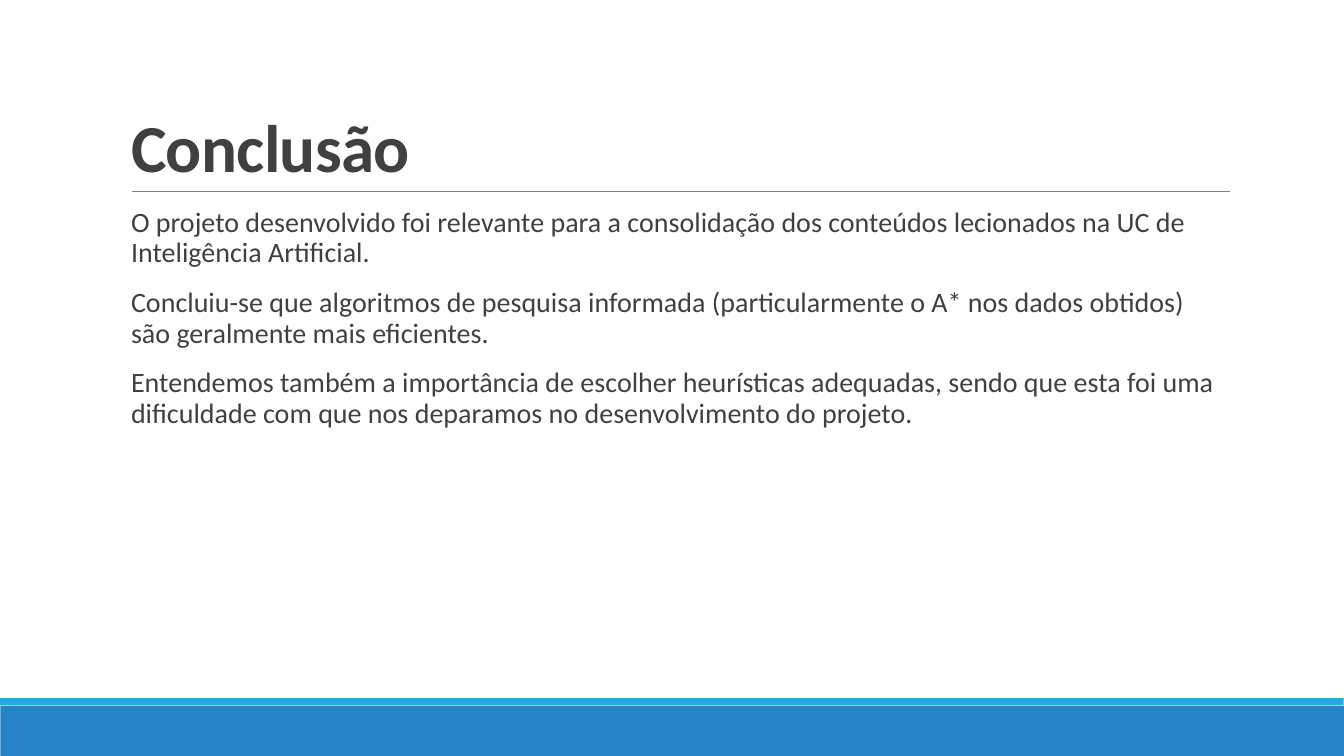
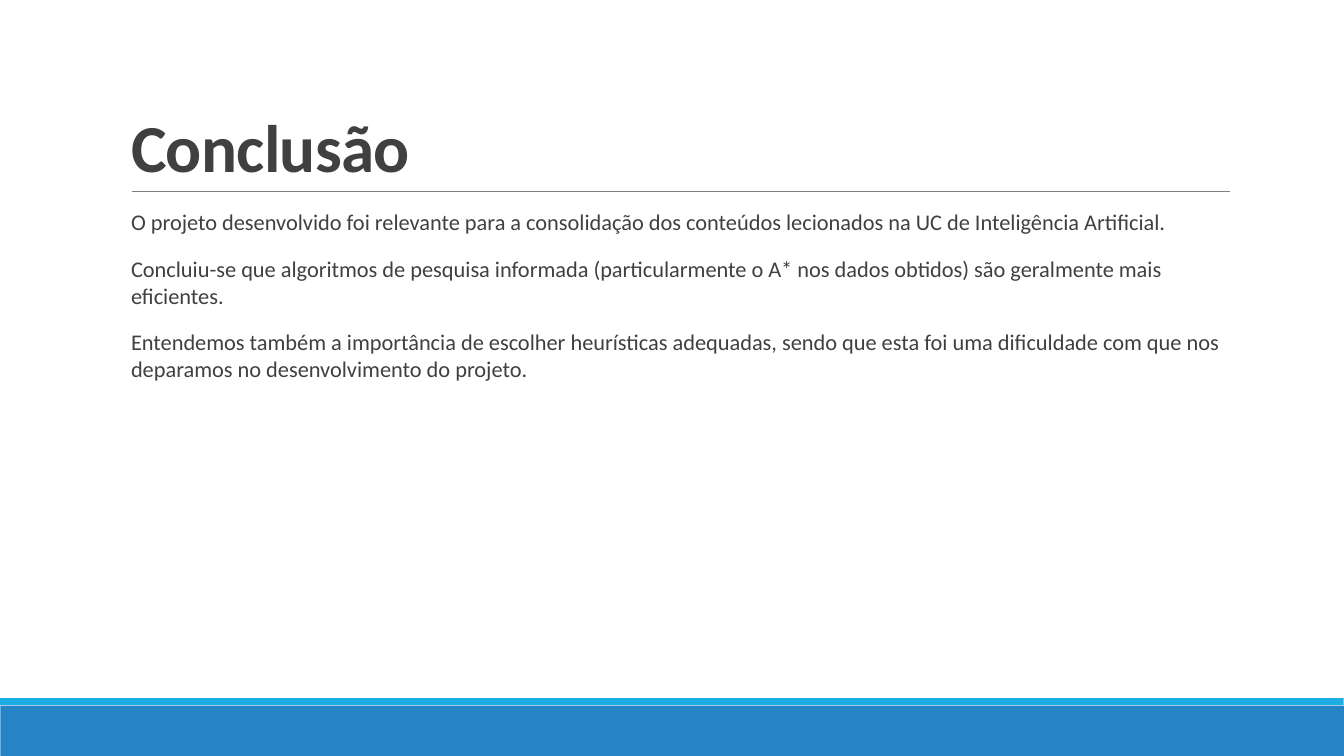
Before and after one commit to pedrovponte/IART-g39, a slide deck: slide 11 of docs/finalpresentation.pptx. Drawn at 1344x756 pixels with LibreOffice and Linux fonts; fonts in the diff are those of the drawing. Boxes give left, top, right and bottom in pixels: in the first picture for what was removed or moved away, otherwise in the second. Text is boxed around its words. In the diff, an @@ line names an element or a change of style, - is before the commit and + after.

```diff
--- a/docs/finalpresentation.pptx
+++ b/docs/finalpresentation.pptx
@@ text "O projeto desenvolvido foi relevante ..." at (131, 214, 1219, 381): size 20 to 16 pt; line spacing 0.9 to 1 @@
```
Also in this commit, not shown: 8 other slides changed, 6 slides added, 1 slide removed, 9 other files.
